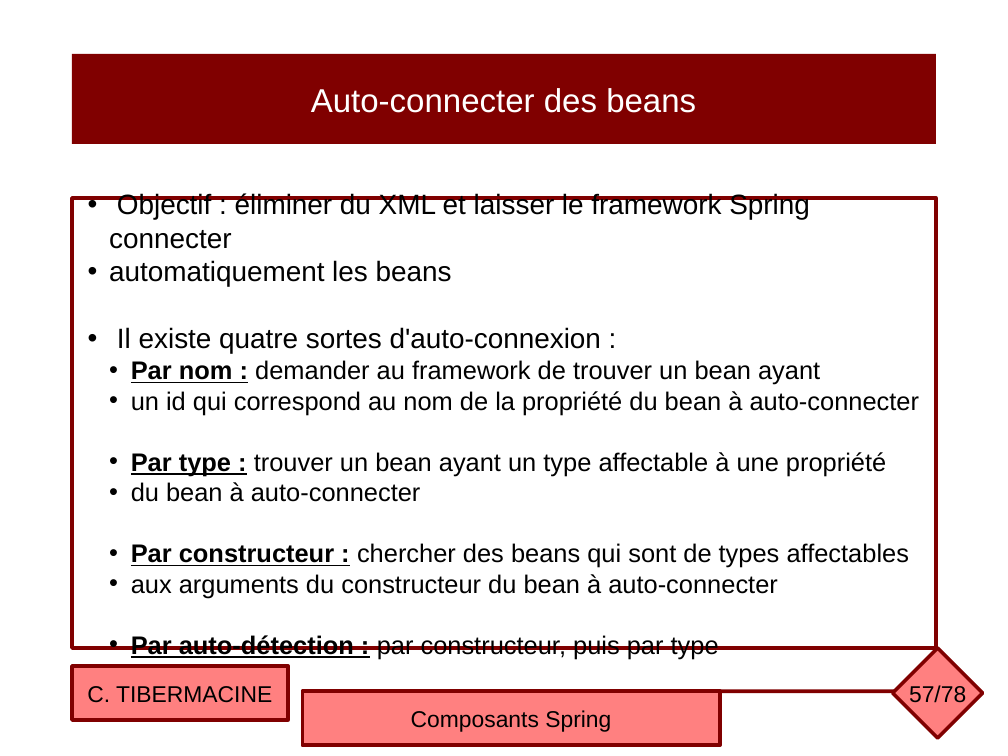
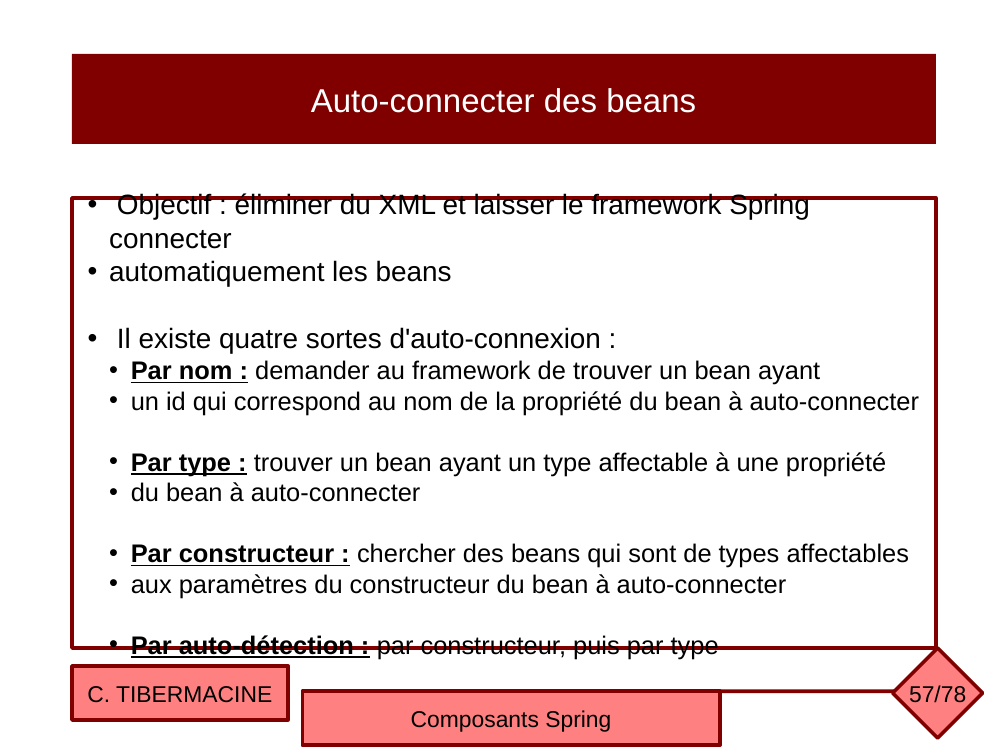
Before and after one commit to ctiber/composants, a slide deck: slide 57 of cours/cours2.odp. Drawn at 1008x756 pixels with LibreOffice and Linux fonts; fonts in the diff are those of the drawing. Boxes give left, top, right and bottom in pixels: in the first picture for what was removed or moved away, otherwise in the second. Text is boxed around its words. In the diff, an @@ line names an element or a change of style, - is before the commit and + after.

```diff
--- a/cours/cours2.odp
+++ b/cours/cours2.odp
@@ text in rectangle at [131,574,787,598]: text changed @@
-  • aux arguments du constructeur du bean à auto-connecter
+  • aux paramètres du constructeur du bean à auto-connecter
```
Also in this commit, not shown: 5 other slides changed, 18 other files.
